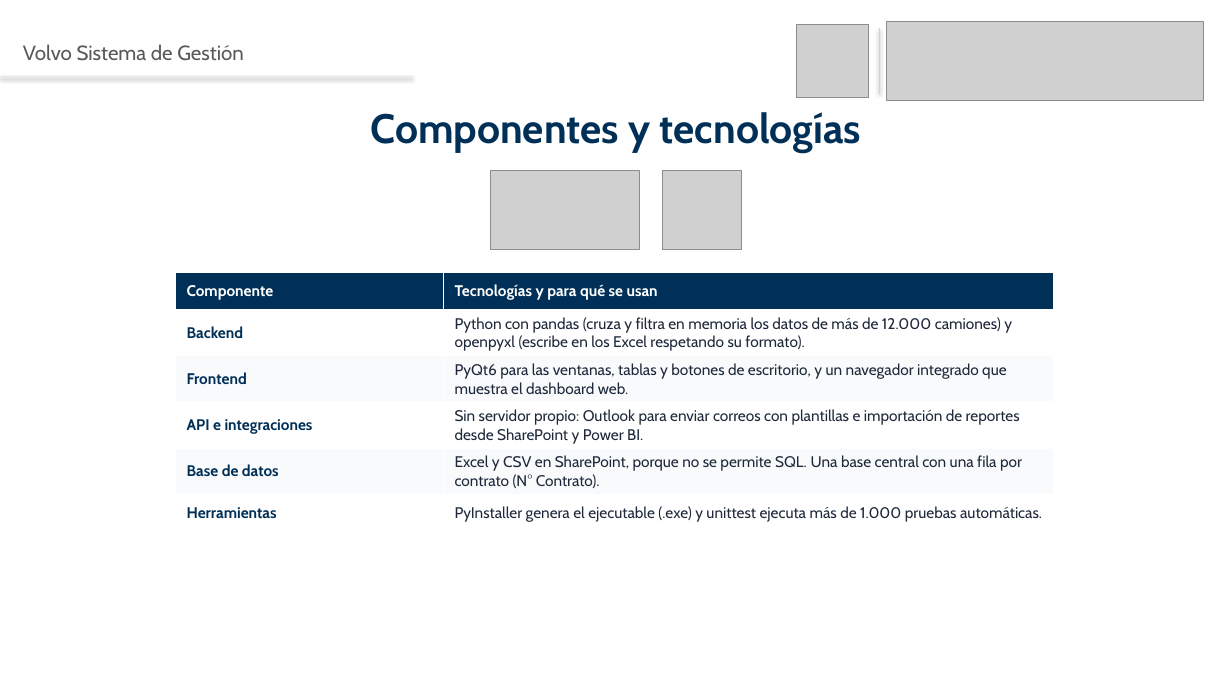
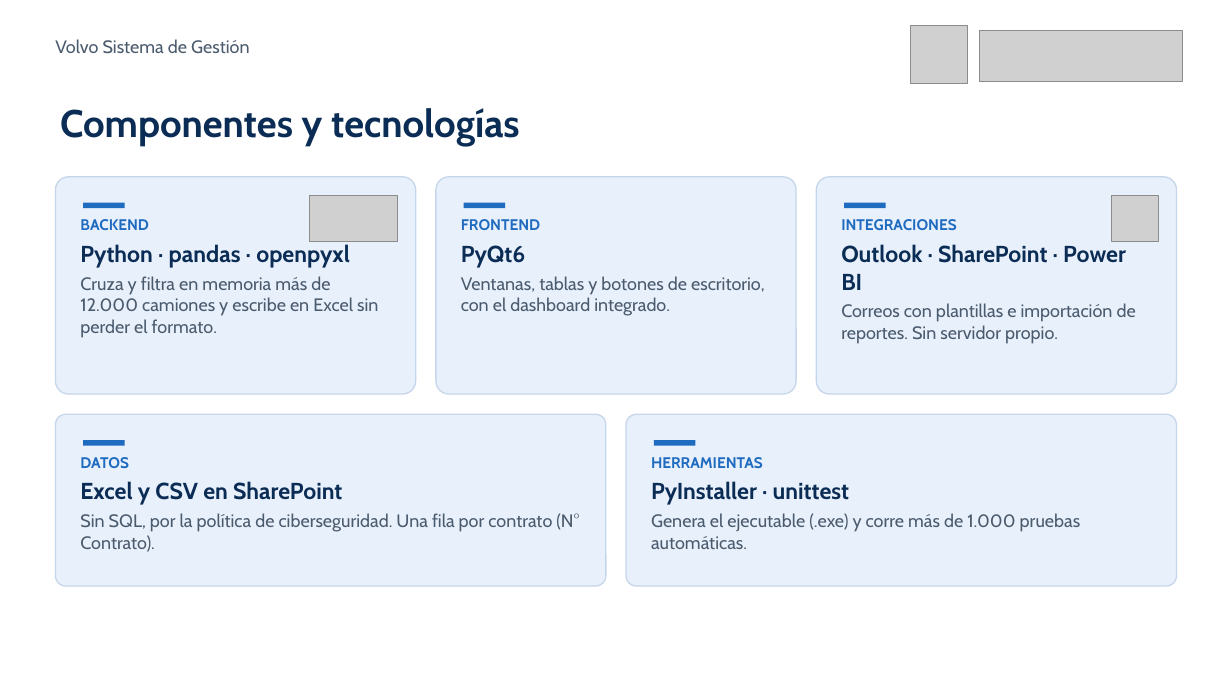
Before and after one commit to felipeMon20/PTY4614-302-EQUIPO-2, a slide deck: slide 5 of Fase 3/Evidencias Grupales/Presentacion Final - Volvo Sistema de Gestion.pptx. Drawn at 1232x693 pixels with LibreOffice and Linux fonts; fonts in the diff are those of the drawing; grey boxes stand for pictures. Boxes give left, top, right and bottom in pixels: in the first picture for what was removed or moved away, otherwise in the second. Text is boxed around its words. In the diff, an @@ line names an element or a change of style, - is before the commit and + after.

```diff
--- a/Fase 3/Evidencias Grupales/Presentacion Final - Volvo Sistema de Gestion.pptx
+++ b/Fase 3/Evidencias Grupales/Presentacion Final - Volvo Sistema de Gestion.pptx
@@ line removed from (880, 28) to (880, 94) @@
@@ picture: place and size @@
-picture at [797,25,869,97]
+picture at [910,26,968,83]
@@ text "Volvo Sistema de Gestión": place and size @@
-text "Volvo Sistema de Gestión" at [23,44,244,61]
+text "Volvo Sistema de Gestión" at [55,39,249,54]
@@ text "Volvo Sistema de Gestión" at [55,39,249,54]: size 16 to 14 pt, text colour #595959 to #4B5B6E @@
@@ picture: place and size @@
-picture at [886,21,1204,101]
+picture at [980,30,1183,81]
@@ line removed from (0, 77) to (413, 77) @@
@@ text "Componentes y tecnologías": place and size @@
-text "Componentes y tecnologías" at [370,112,861,153]
+text "Componentes y tecnologías" at [60,108,520,146]
@@ text "Componentes y tecnologías" at [60,108,520,146]: size 32 to 30 pt, text colour #003057 to #0B2D55; alignment centre to left; vertical alignment middle to top @@
@@ rounded rectangle added at [55,177,416,394], fill #E8F0FB, outline #C5D6EA 1 pt @@
@@ rounded rectangle added at [436,177,797,394], fill #E8F0FB, outline #C5D6EA 1 pt @@
@@ rounded rectangle added at [816,177,1177,394], fill #E8F0FB, outline #C5D6EA 1 pt @@
@@ rectangle added at [83,202,125,208], fill #1F6BC0 @@
@@ picture: place and size @@
-picture at [491,171,640,250]
+picture at [310,195,397,241]
@@ rectangle added at [464,202,506,208], fill #1F6BC0 @@
@@ rectangle added at [844,202,885,208], fill #1F6BC0 @@
@@ picture: place and size @@
-picture at [663,171,741,250]
+picture at [1112,195,1158,241]
@@ text added at [80,219,378,338], 14 pt, text #4B5B6E @@
+BACKEND
+Python · pandas · openpyxl
+Cruza y filtra en memoria más de 12.000 camiones y escribe en Excel sin perder el formato.
@@ text added at [461,219,765,316], 14 pt, text #4B5B6E @@
+FRONTEND
+PyQt6
+Ventanas, tablas y botones de escritorio, con el dashboard integrado.
@@ text added at [841,219,1136,344], 14 pt, text #4B5B6E @@
+INTEGRACIONES
+Outlook · SharePoint · Power BI
+Correos con plantillas e importación de reportes. Sin servidor propio.
@@ table removed at [176,273,1054,541], 6 rows, 2 columns @@
-Componente | Tecnologías y para qué se usan
-Backend | Python con pandas (cruza y filtra en memoria los datos de más de 12.000 camiones) y openpyxl (escribe en los Excel respetando su formato).
-Frontend | PyQt6 para las ventanas, tablas y botones de escritorio, y un navegador integrado que muestra el dashboard web.
-API e integraciones | Sin servidor propio: Outlook para enviar correos con plantillas e importación de reportes desde SharePoint y Power BI.
-Base de datos | Excel y CSV en SharePoint, porque no se permite SQL. Una base central con una fila por contrato (N° Contrato).
-Herramientas | PyInstaller genera el ejecutable (.exe) y unittest ejecuta más de 1.000 pruebas automáticas.
@@ rounded rectangle added at [55,414,606,586], fill #E8F0FB, outline #C5D6EA 1 pt @@
@@ rounded rectangle added at [627,414,1177,586], fill #E8F0FB, outline #C5D6EA 1 pt @@
@@ rectangle added at [83,440,125,445], fill #1F6BC0 @@
@@ rectangle added at [654,440,696,445], fill #1F6BC0 @@
@@ text added at [80,457,579,552], 14 pt, text #4B5B6E @@
+DATOS
+Excel y CSV en SharePoint
+Sin SQL, por la política de ciberseguridad. Una fila por contrato (N° Contrato).
@@ text added at [651,457,1081,549], 14 pt, text #4B5B6E @@
+HERRAMIENTAS
+PyInstaller · unittest
+Genera el ejecutable (.exe) y corre más de 1.000 pruebas automáticas.
```
